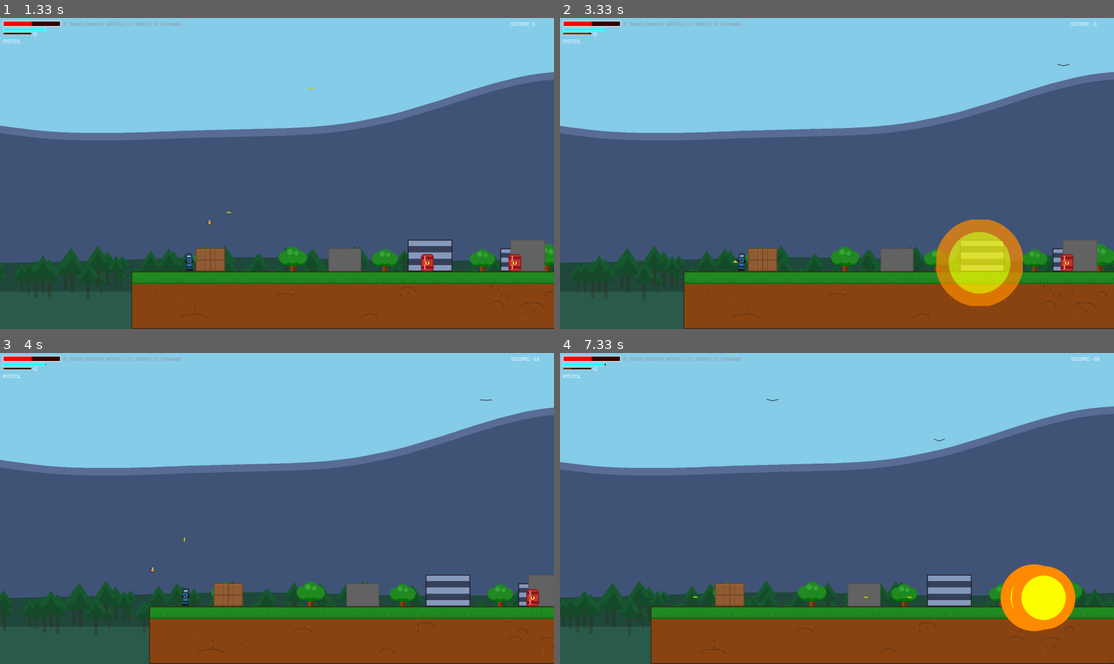
Above: before the commit, frames 1-4 (two rows, left to right).
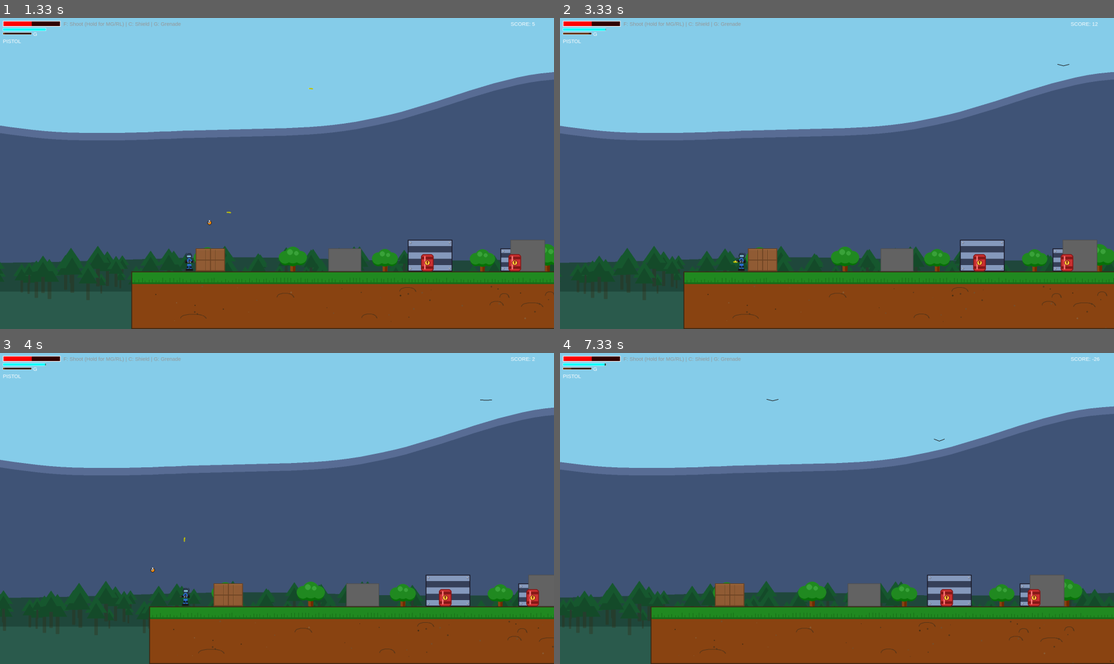
Above: after the commit, the same moments.

Repository: SayaUSB/FP-PBO-Pygame
Game: pygame game, started from main.py
The game is run twice, just before and just after one commit, with the same random seed, the same clock (stepped at 60 frames per second) and the same inputs.
Inputs:
- Up to frame 1 (1.33 s): tap Enter at 0.33 s; tap F at 0.67, 1.07 s; hold Right from 1 s (still down); tap G at 1.15 s
- Up to frame 2 (3.33 s): tap F at 1.37, 1.57, 1.9, 2.2, 2.4, 2.7, 2.97, 3.3 s; release Right at 1.47 s; hold Up 1.5-1.8 s; hold Right 1.83-2.3 s; tap C at 1.98 s; hold Left 2.33-2.87 s; tap G at 2.48 s; hold Down 2.9-3.2 s; hold Left from 3.23 s (still down)
- Up to frame 3 (4 s): tap C at 3.38 s; tap F at 3.6, 3.73 s; release Left at 3.63 s; hold Up from 3.67 s (still down); tap G at 3.82 s
- Up to frame 4 (7.33 s): release Up at 4.03 s; hold Right 4.07-4.7 s; tap F at 4.13, 4.43, 4.8, 5.2, 5.5, 5.7, 6, 6.2, 6.53, 6.83, 7.03 s; hold Down 4.73-5.1 s; tap C at 4.88, 6.28 s; hold Left 5.13-5.6 s; tap G at 5.28, 6.62 s; hold Right 5.63-6.1 s; hold Up 6.13-6.43 s; hold Right 6.47-6.93 s; hold Left from 6.97 s (still down)

Frame 1 is identical in both runs. In frame 2, 3.5% of the frame differs, in the area x 67-98%, y 1-93%; in frame 3, 0.1%; in frame 4, 2.5%.

Commit message:
feat: Add bullet hit sfx

Diff:
--- a/game.py
+++ b/game.py
@@ -29,6 +29,26 @@
                 self._bgm_started = True
         except Exception:
             pass
+
+        self._sfx = {}
+        self._sfx_last_play = {}
+        self._sfx_volumes = {
+            'bullet_hit_flesh': 0.55,
+            'bullet_hit_ground': 0.55,
+            'bullet_hit_metal': 0.55,
+            'bullet_hit_obstacle': 0.55,
+            'bullet_hit_shield': 0.60,
+        }
+        self._sfx_paths = {
+            'bullet_hit_flesh': os.path.join('assets', 'sfx', 'bullet_hit_flesh.mp3'),
+            'bullet_hit_ground': os.path.join('assets', 'sfx', 'bullet_hit_ground.mp3'),
+            'bullet_hit_metal': os.path.join('assets', 'sfx', 'bullet_hit_metal.mp3'),
+            'bullet_hit_obstacle': os.path.join('assets', 'sfx', 'bullet_hit_obstacle.mp3'),
+            'bullet_hit_shield': os.path.join('assets', 'sfx', 'bullet_hit_shield.mp3'),
+        }
+
+        for k in self._sfx_paths.keys():
+            self._sfx[k] = None
         bomb_filename = 'assets/beras.png'
         if os.path.exists(bomb_filename):
             try:
@@ -50,6 +70,44 @@
         self.birds = []
         self.bird_spawn_timer = 0
         self._build_background_layers()
+
+    def play_sfx(self, name, cooldown_ms=35):
+        try:
+            if not pygame.mixer.get_init():
+                return
+            path = self._sfx_paths.get(name)
+            if not path or not os.path.exists(path):
+                return
+            now = pygame.time.get_ticks()
+            last = self._sfx_last_play.get(name, -10**9)
+            if cooldown_ms and (now - last) < cooldown_ms:
+                return
+            snd = self._sfx.get(name)
+            if snd is None:
+                try:
+                    snd = pygame.mixer.Sound(path)
+                    snd.set_volume(float(self._sfx_volumes.get(name, 0.6)))
+                    self._sfx[name] = snd
+                except Exception:
+                    self._sfx[name] = False
+                    return
+            if snd is False:
+                return
+            if snd:
+                snd.play()
+                self._sfx_last_play[name] = now
+        except Exception:
+            return
+
+    def get_bullet_hit_sfx_for_platform(self, plat):
+        if getattr(plat, 'is_ground', False):
+            return 'bullet_hit_ground'
+        kind = getattr(plat, 'kind', None)
+        if kind == 'metal':
+            return 'bullet_hit_metal'
+        if kind == 'stone':
+            return 'bullet_hit_ground'
+        return 'bullet_hit_obstacle'
 
     def _build_background_layers(self):
         rng = random.Random(self.bg_seed)
@@ -673,6 +731,7 @@
         for barrel, b_list in barrel_hits.items():
             dmg = sum(getattr(b, 'damage', 10) for b in b_list)
             barrel.hp -= dmg
+            self.play_sfx('bullet_hit_metal')
             if barrel.hp <= 0:
                 barrel.explode_now = True
 
@@ -746,6 +805,8 @@
             expl = SmallExplosion(b.rect.centerx, b.rect.centery)
             self.all_sprites.add(expl)
             self.effects.add(expl)
+            if plats:
+                self.play_sfx(self.get_bullet_hit_sfx_for_platform(plats[0]))
 
         for g in self.enemy_grenades:
             if g.explode_now:
@@ -785,6 +846,10 @@
         # collision: player bullets vs enemies
         hits = pygame.sprite.groupcollide(self.enemies, self.bullets, False, True)
         for e, b_list in hits.items():
+            if e.type_name in ('tank', 'turret', 'heli'):
+                self.play_sfx('bullet_hit_metal')
+            else:
+                self.play_sfx('bullet_hit_flesh')
             for b in b_list:
                 e.hp -= b.damage
                 self.add_score(e.hit_score)
@@ -816,6 +881,7 @@
         # vs boss
         boss_hits = pygame.sprite.groupcollide(self.boss_group, self.bullets, False, True)
         for boss_enemy, bullet_list in boss_hits.items():
+            self.play_sfx('bullet_hit_metal')
             for bullet in bullet_list:
                 boss_enemy.hp -= bullet.damage
                 self.add_score(boss_enemy.hit_score)
@@ -840,6 +906,11 @@
             self.all_sprites.add(expl)
             self.effects.add(expl)
 
+        bullet_ground_hits = pygame.sprite.groupcollide(self.bullets, self.platforms, True, False)
+        for b, plats in bullet_ground_hits.items():
+            if plats:
+                self.play_sfx(self.get_bullet_hit_sfx_for_platform(plats[0]))
+
         # rockets vs platforms
         rocket_ground_hits = pygame.sprite.groupcollide(self.rockets, self.platforms, False, False)
         for r in rocket_ground_hits.keys():
@@ -851,6 +922,10 @@
             expl = SmallExplosion(bullet.rect.centerx, bullet.rect.centery)
             self.all_sprites.add(expl)
             self.effects.add(expl)
+            if getattr(self.player, 'is_shielding', False) and getattr(self.player, 'shield', 0) > 0:
+                self.play_sfx('bullet_hit_shield')
+            else:
+                self.play_sfx('bullet_hit_flesh')
             self.player.take_damage(bullet.damage)
 
         missile_hit_player = pygame.sprite.spritecollide(self.player, self.missiles, False)
